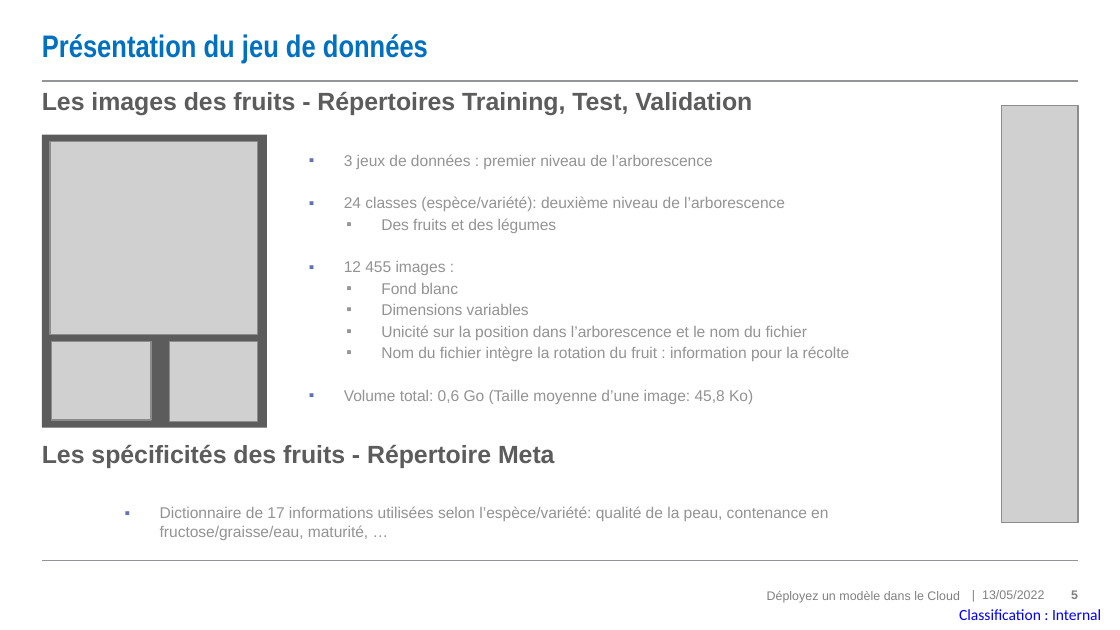
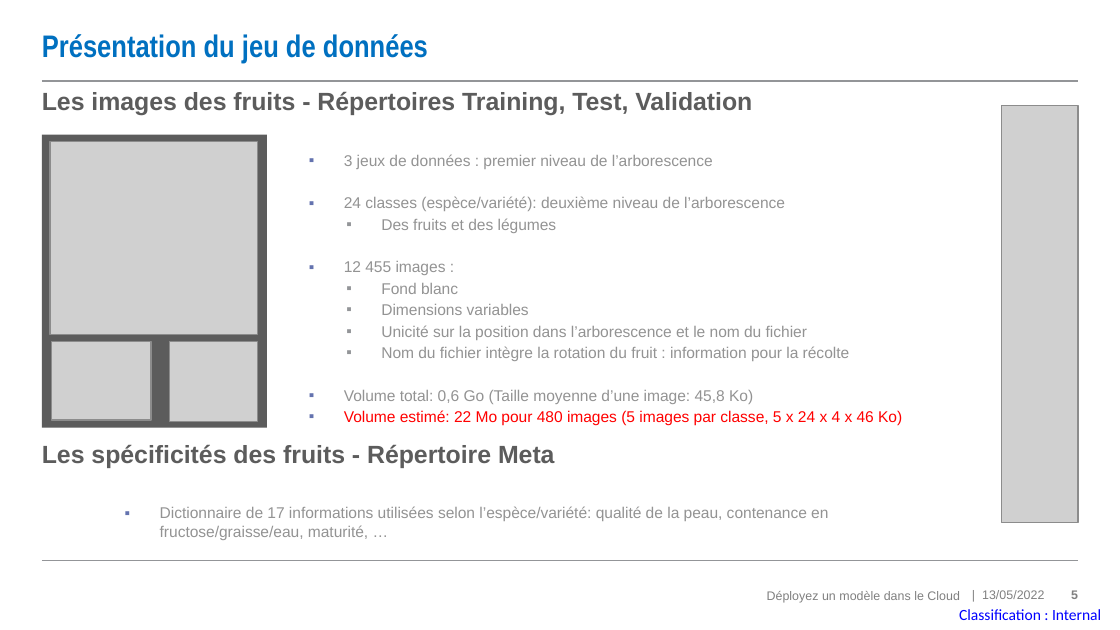
Before and after one commit to MadesLaurence/OpenClassrooms-Fruits-Project-8-, a slide deck: slide 5 of P8_10_support.pptx. Drawn at 1120x630 pixels with LibreOffice and Linux fonts; fonts in the diff are those of the drawing; grey boxes stand for pictures. Boxes give left, top, right and bottom in pixels: in the first picture for what was removed or moved away, otherwise in the second. Text is boxed around its words. In the diff, an @@ line names an element or a change of style, - is before the commit and + after.

```diff
--- a/P8_10_support.pptx
+++ b/P8_10_support.pptx
@@ text at (x1=344, y1=410, x2=902, y2=425): paragraph added @@
+    ▪ Volume estimé: 22 Mo pour 480 images (5 images par classe, 5 x 24 x 4 x 46 Ko)
```
Also in this commit, not shown: 6 other slides changed, 2 slides added.
